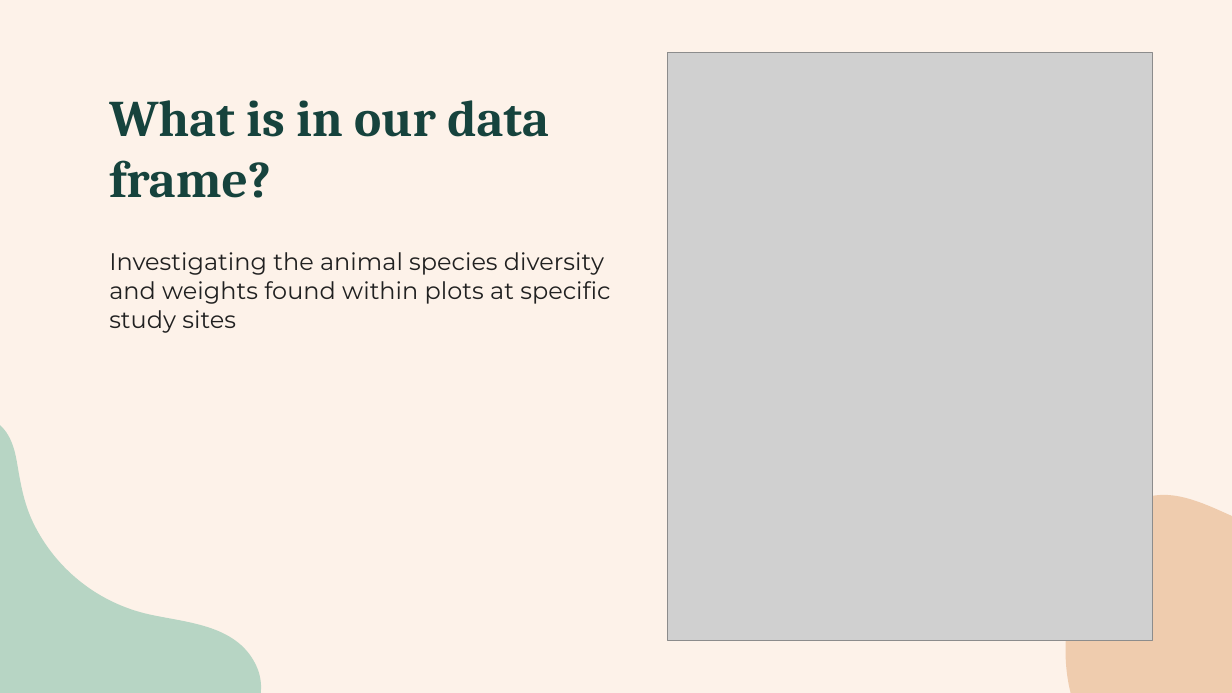
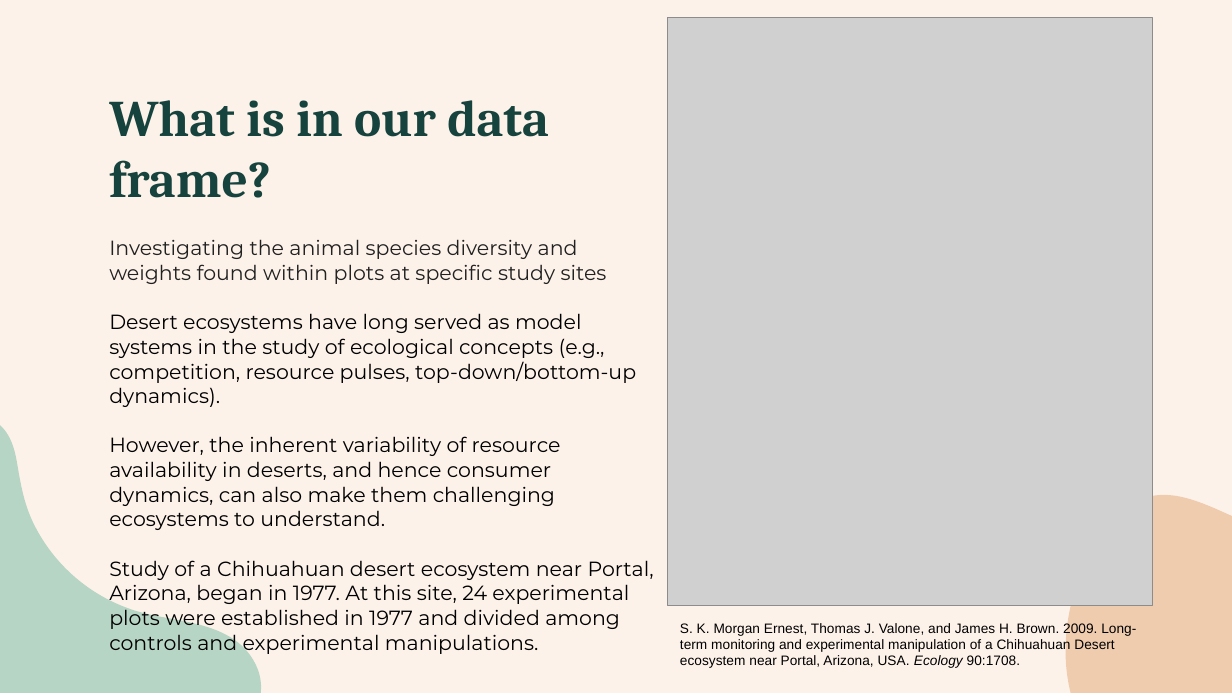
Before and after one commit to Colorado-State-University-CMB/CM515-course-2024, a slide deck: slide 11 of modules/04_Tidyverse/TidyverseDay1_MJH.pptx. Drawn at 1232x693 pixels with LibreOffice and Linux fonts; fonts in the diff are those of the drawing; grey boxes stand for pictures. Boxes give left, top, right and bottom in pixels: in the first picture for what was removed or moved away, otherwise in the second. Text is boxed around its words. In the diff, an @@ line names an element or a change of style, - is before the commit and + after.

Commit message:
Update

```diff
--- a/modules/04_Tidyverse/TidyverseDay1_MJH.pptx
+++ b/modules/04_Tidyverse/TidyverseDay1_MJH.pptx
@@ picture moved from (x1=668, y1=53, x2=1153, y2=641) to (x1=668, y1=17, x2=1153, y2=605) @@
@@ text "Investigating the animal species diversity ..." moved from (x1=109, y1=252, x2=610, y2=333) to (x1=109, y1=239, x2=654, y2=655) @@
@@ text at (x1=109, y1=239, x2=607, y2=284): size 14 to 12 pt in "Investigating the animal species diversity and weights ..." @@
@@ text at (x1=109, y1=313, x2=654, y2=655): paragraphs added @@
+Desert ecosystems have long served as model systems in the study of ecological concepts (e.g., competition, resource pulses, top-down/bottom-up dynamics).
+However, the inherent variability of resource availability in deserts, and hence consumer dynamics, can also make them challenging ecosystems to understand.
+Study of a Chihuahuan desert ecosystem near Portal, Arizona, began in 1977. At this site, 24 experimental plots were established in 1977 and divided among controls and experimental manipulations.
@@ text added at (x1=680, y1=622, x2=1136, y2=668), 8 pt, text #000000 @@
+S. K. Morgan Ernest, Thomas J. Valone, and James H. Brown. 2009. Long-term monitoring and experimental manipulation of a Chihuahuan Desert ecosystem near Portal, Arizona, USA. Ecology 90:1708.
```
Also in this commit, not shown: 2 other slides changed.
